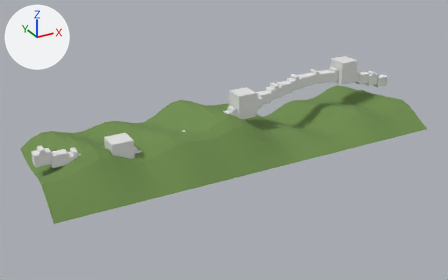
The FBX model Assets/Integrante4/Art/China/china_bg_mid.fbx: old version first, new version second.
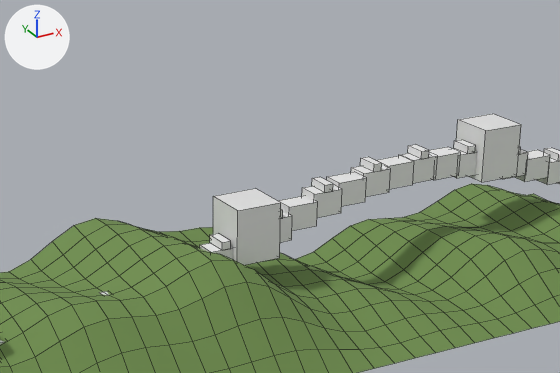
Each version is shown whole from a camera (50 mm lens) standing at (-42.8, -64.8, 38.4) and looking at (-2.8, 7.9, 2.0), then close up on the part from 31% to 83% of the width and 3% to 59% of the height. Arrows for +X, +Y and +Z are at upper left; the lights stay in place. The first two pictures are the older version. The close-ups show mesh edges as thin lines. Where no turn or scale is listed for an object, it has been applied to the vertices.

Objects in the first close-up: 'china_bg_mid'.
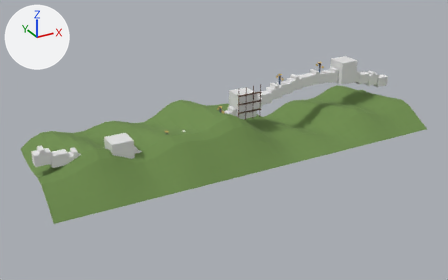
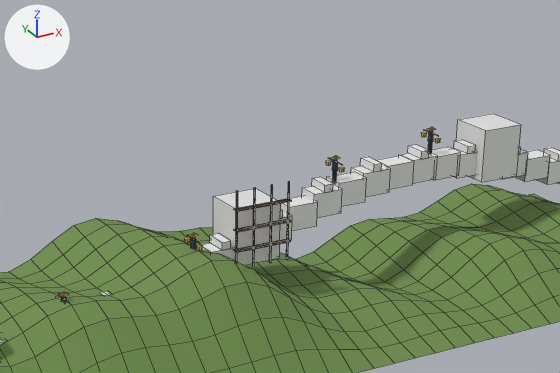
Boxes (x1, y1, x2, y2) around the edits, measured in the close-ups (560 x 373 px):
part 1 of me_china_bg_mid, added: after (191, 160, 345, 266)
part 2 of me_china_bg_mid, added: after (421, 127, 441, 154)

What the commit changed:
Material 'china_bg_straw' (mat_china_bg_straw) is new.
Its base color is (0.652, 0.459, 0.151) (beige #d3b46c).
Its roughness is 0.85.
Material 'china_bg_cloth' (mat_china_bg_cloth) is new.
Its base color is (0.0446, 0.101, 0.19) (dark blue #3c5979).
Its roughness is 0.85.
Material 'china_bg_trunk' (mat_china_bg_trunk) is new.
Its base color is (0.101, 0.0478, 0.0254) (brown #593e2c).
Its roughness is 0.9.
Material 'china_bg_skin' (mat_china_bg_skin) is new.
Its base color is (0.465, 0.243, 0.117) (orange #b68760).
Its roughness is 0.85.
me_china_bg_mid is used by ob_china_bg_mid; location (0.0, 0.0, 0.0).
me_china_bg_mid had 835 vertices, 688 faces and spanned x -30.0..30.0, y 0.0..16.0, z 0.0..9.9.
me_china_bg_mid now has 1446 vertices, 1120 faces and spans x -30.0..30.0, y 0.0..16.0, z 0.0..10.4.
me_china_bg_mid part 1: 120 vertices added at x -3.0..8.2, y 7.0..11.0, z 4.8..9.8.
me_china_bg_mid part 2: 111 vertices added at x 15.7..16.3, y 9.9..11.7, z 8.6..10.4.
Other edits to the shape of me_china_bg_mid do not show in these pictures.
me_china_bg_mid gains material mat_china_bg_cloth (dark blue #3c5979).
me_china_bg_mid gains material mat_china_bg_skin (orange #b68760).
me_china_bg_mid gains material mat_china_bg_straw (beige #d3b46c).
me_china_bg_mid gains material mat_china_bg_trunk (brown #593e2c).
